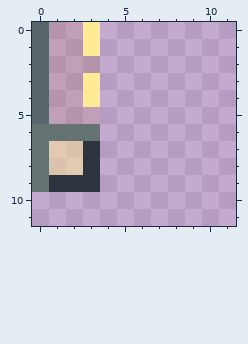
Pixel-art file: src/main/art/machines/jacket/energy_cable_active.aseprite. That is the earlier state.
16x16 pixels, 1 frame. Colours within 5 levels of each other are drawn and written as one. Shown: x 0..11, y 0..11.
Now the later version:
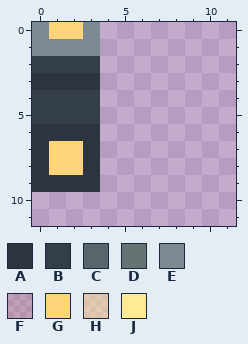
Palette (. is transparent): A #2b343f  B #333e48  C #58666b  D #667373  E #7b8b91  F #9d622522  G #ffd47a  H #ffeb947d  J #ffeb94
From the commit log: Apply guarded furnace and graphite industrial finishes
The edit:
layer "Solid graphite jacket" added
layer "Metal fittings" added
layer "Service indicator" added
layer "Material base" removed
layer "Recess and shade" removed
layer "Brushing and reflected light" removed
layer "Hardware and signals" removed
Changed rows in their new state; - is an unchanged pixel.
Layers "Service indicator", "Metal fittings", "Solid graphite jacket":
first column x 0:
 0 EGGE
 1 EEEE
 2 BBBB
 3 AAAA
 4 BBBB
 5 BBBB
 6 AAAA
 7 AGG-
 8 AGG-
 9 A---
Where, in picture pixels (left, top, right, bottom), the same in both pictures:
changed: (32, 22, 100, 192)
